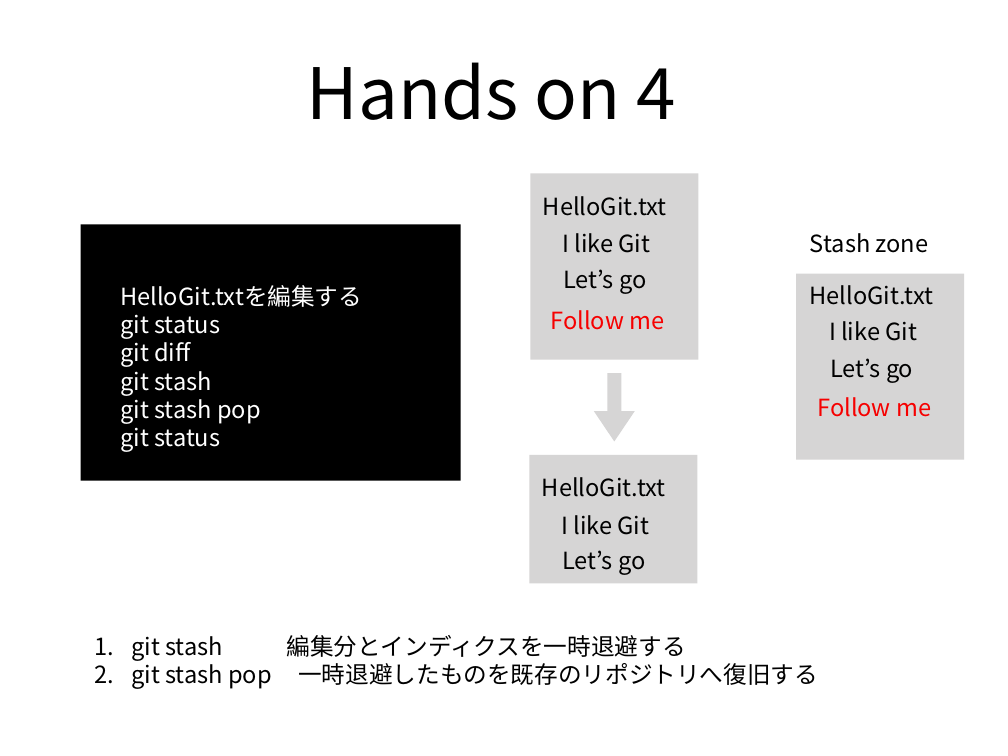
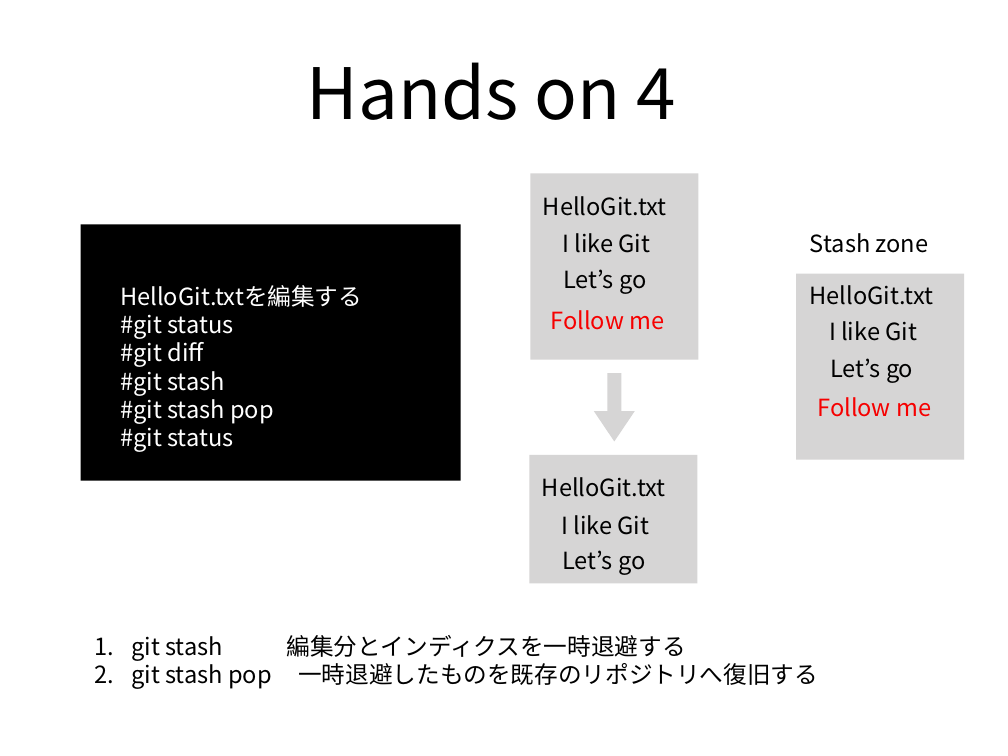
Before and after one commit to xu1718191411/NagoyaStudy, a slide deck: slide 18 of Git入門.pptx. Drawn at 1008x756 pixels with LibreOffice and Linux fonts; fonts in the diff are those of the drawing. Boxes give left, top, right and bottom in pixels: in the first picture for what was removed or moved away, otherwise in the second. Text is boxed around its words. In the diff, an @@ line names an element or a change of style, - is before the commit and + after.

```diff
--- a/Git入門.pptx
+++ b/Git入門.pptx
@@ text at (120, 314, 274, 452): text changed @@
-git status
-git diff
-git stash
-git stash pop
-git status
+#git status
+#git diff
+#git stash
+#git stash pop
+#git status
```
Also in this commit, not shown: 2 other slides changed, 1 slide added, 1 slide removed, 2 other files.
